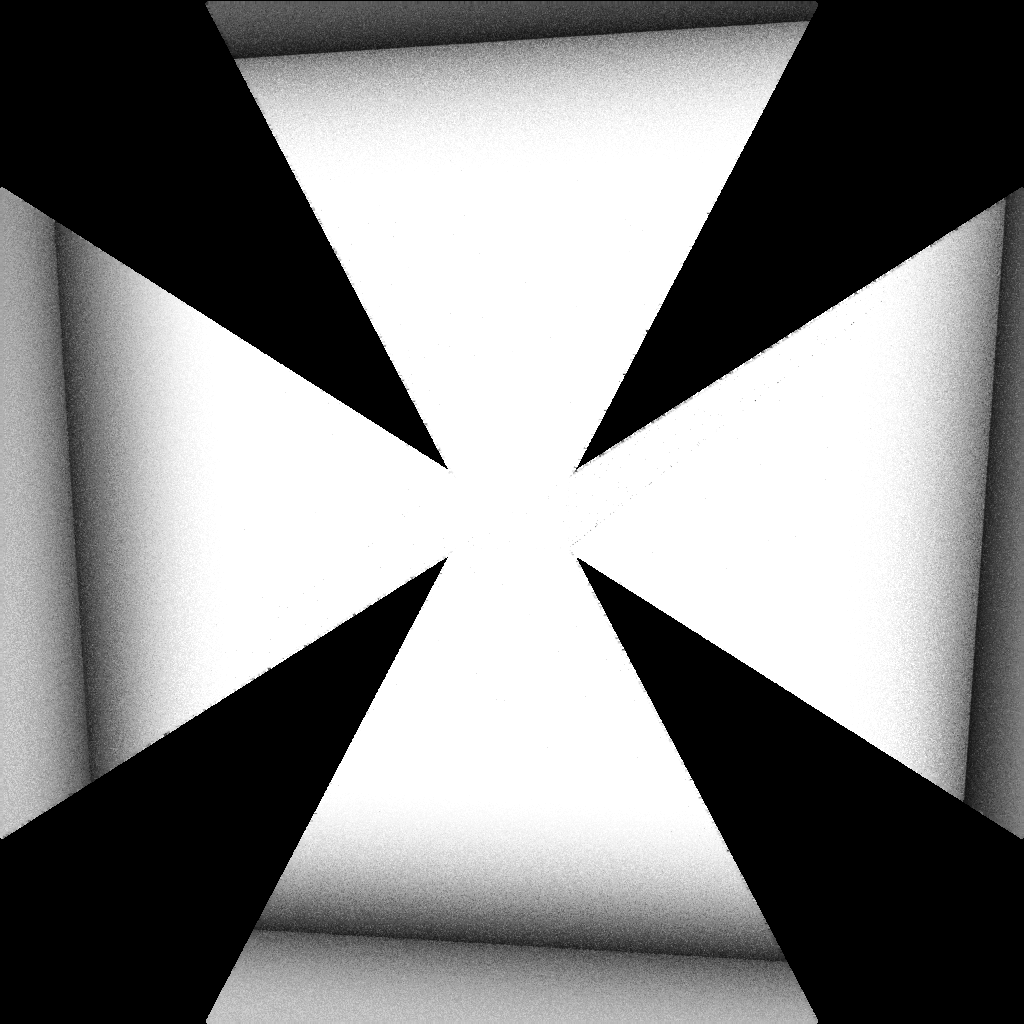
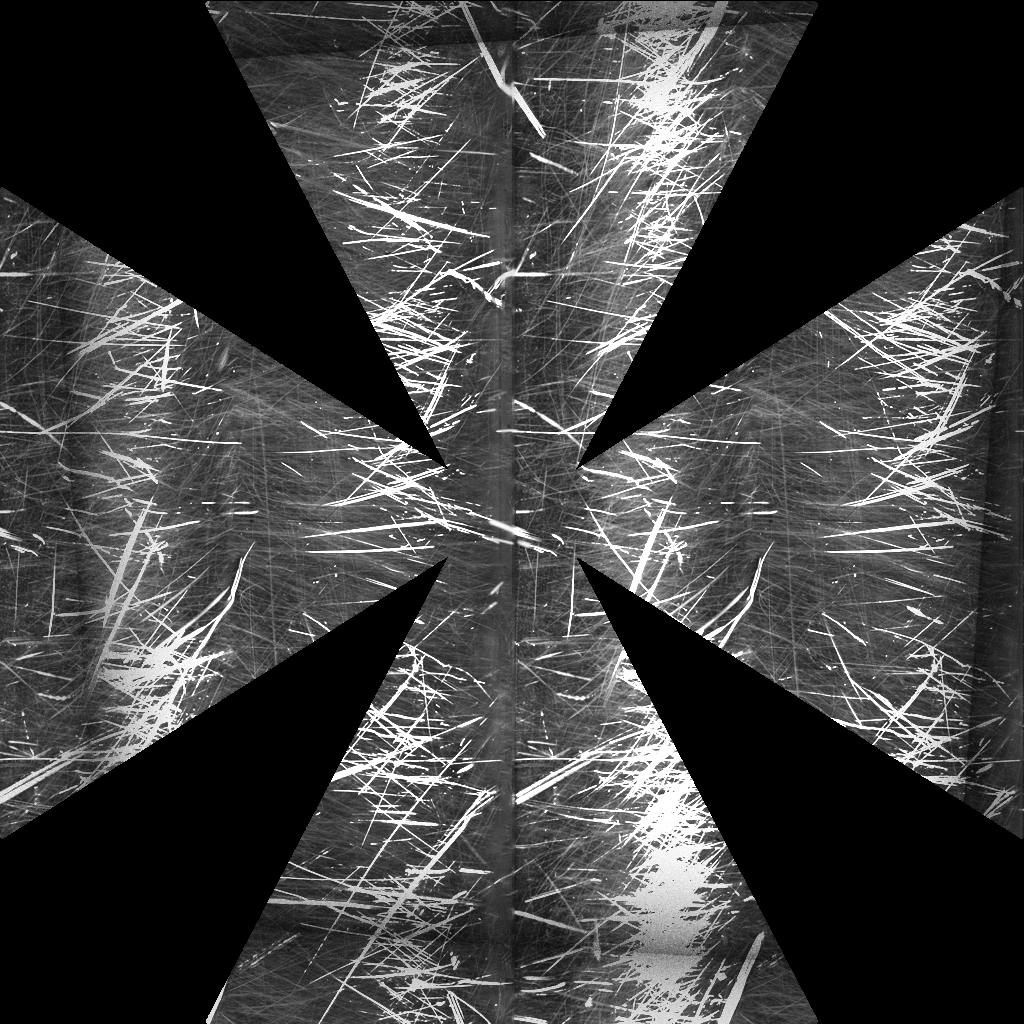
Two versions of the same layered image (1024px x 1024px). Layer-by-layer changes:
added layer "Capa 1 copia" above "Layer 1" over [0,1,1024,1024]
